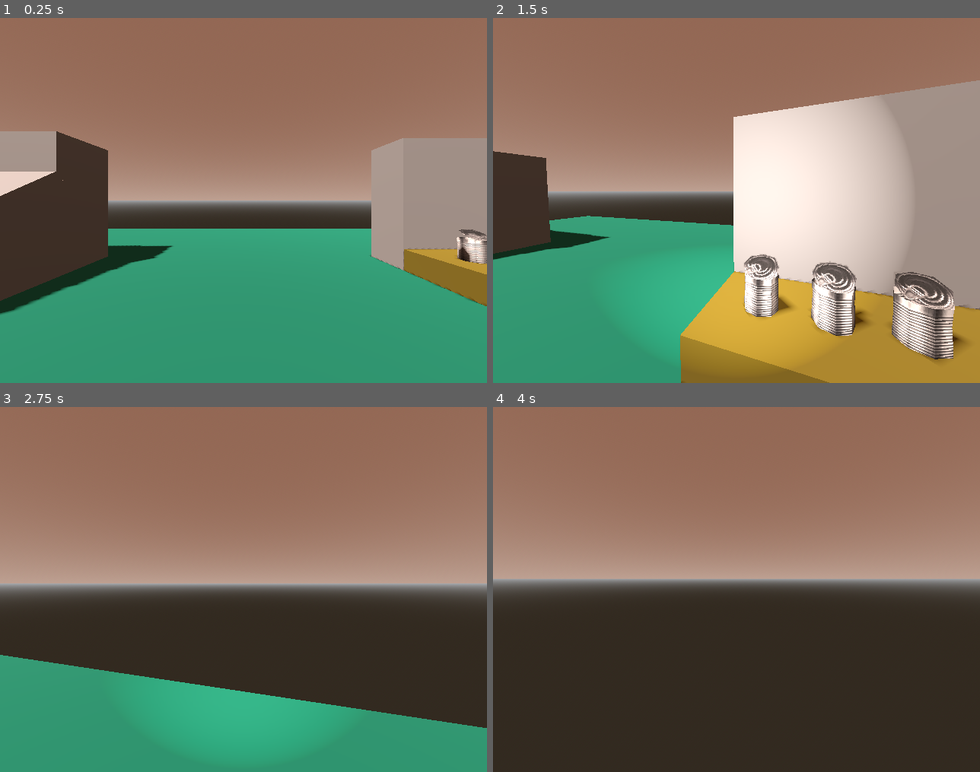
Above: before the commit, frames 1-4 (two rows, left to right).
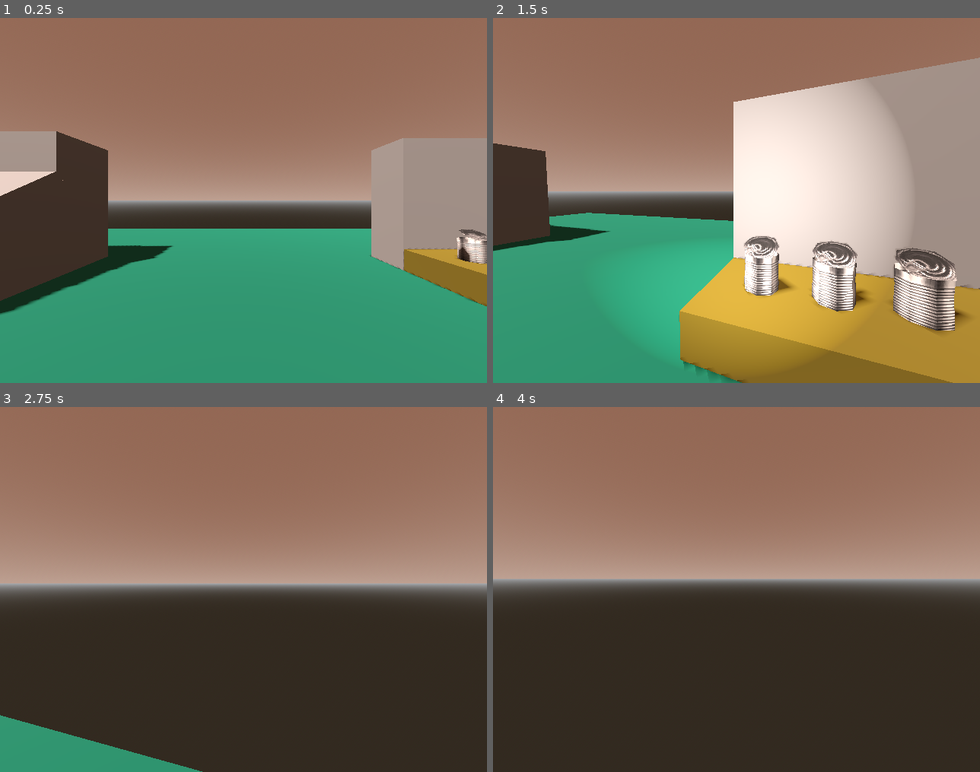
Above: after the commit, the same moments.

Repository: izzint/plr_controller
Game: Godot game, scene res://scenes/example.tscn
The game is run twice, just before and just after one commit, with the same random seed, the same clock (stepped at 60 frames per second) and the same inputs.
Inputs (mouse positions are in pixels of both pictures, inside the frame that each line leads up to):
- Up to frame 1 (0.25 s): no input
- Up to frame 2 (1.5 s): tap Enter at 0.5 s; move the mouse to (843, 182) at 0.52 s; hold D (plr_right) 0.53-1.28 s; tap Space (plr_jump) at 0.6, 0.77, 1.07 s; click (843, 182) at 0.67 s; move the mouse to (712, 200) at 1.27 s; hold W (plr_forward) from 1.28 s (still down); tap F (plr_flashlight) at 1.35 s
- Up to frame 3 (2.75 s): keep holding W (plr_forward); tap Space (plr_jump) at 1.52, 1.55, 1.82, 2.3 s; move the mouse to (253, 582) at 2.02 s; tap E (plr_interact) at 2.1 s
- Up to frame 4 (4 s): keep holding W (plr_forward); move the mouse to (731, 596) at 2.77 s; tap Space (plr_jump) at 2.85, 3.02, 3.32, 3.5, 3.77, 3.8 s; click (731, 596) at 2.92 s; move the mouse to (775, 593) at 3.52 s; tap F (plr_flashlight) at 3.6 s

The runs differ from the first frame. In frame 1, less than 0.1% of the frame differs, in the area x 2-100%, y 45-78%; in frame 2, 16%; in frame 3, 19%, in the area x 0-100%, y 67-100%; in frame 4, nothing differs.

Commit message:
minor gravity improvements

Diff:
--- a/scripts/player.gd
+++ b/scripts/player.gd
@@ -8,7 +8,7 @@
 @export_category("Player Settings")
 @export var acceleration : float = 1
 @export var speed : float = 5
-@export var gravity : float = 17
+@export var gravity : float = 290
 
 @export_category("Camera Settings")
 @export var lean_strength : float = 10
@@ -28,7 +28,7 @@
 		velocity.y -= gravity * delta
 
 	if is_on_floor() and Input.is_action_just_pressed("plr_jump"):
-		velocity.y = 1500 * delta
+		velocity.y += gravity * delta * 15.0
 
 	move_and_slide() # Move
 
